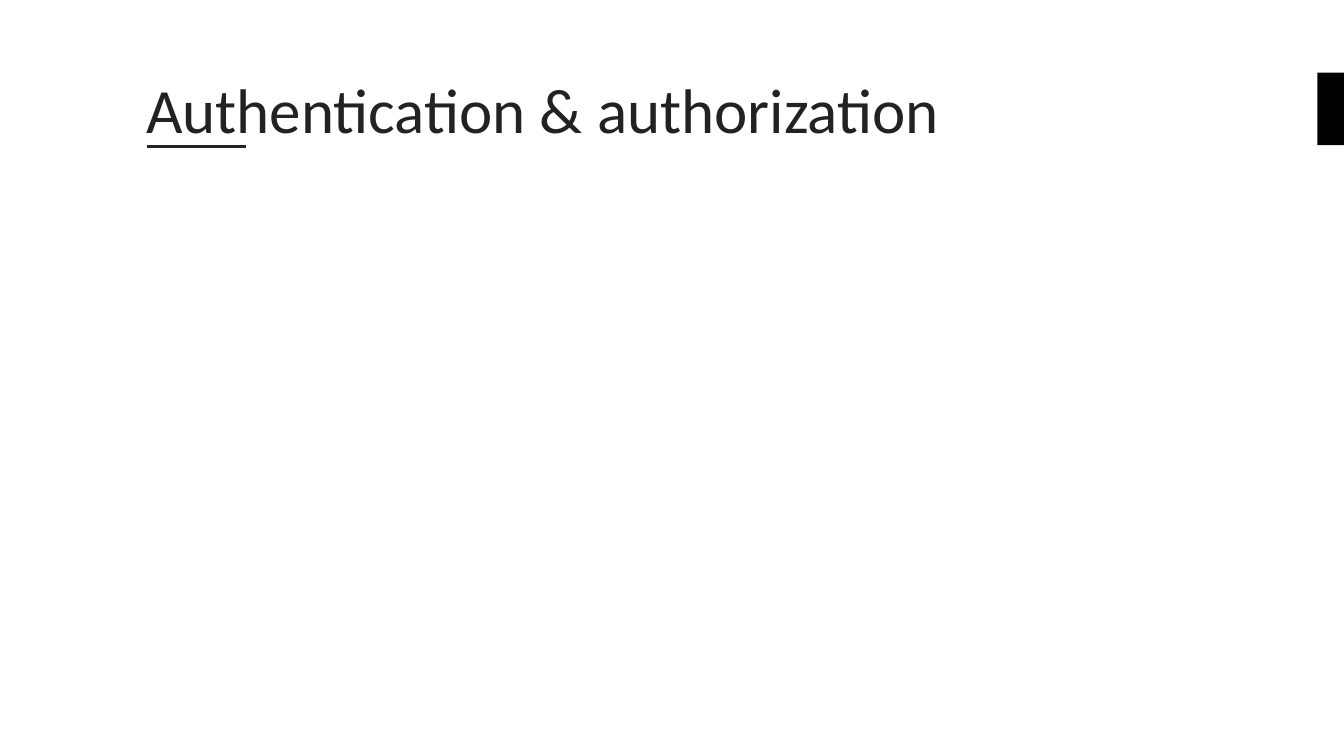
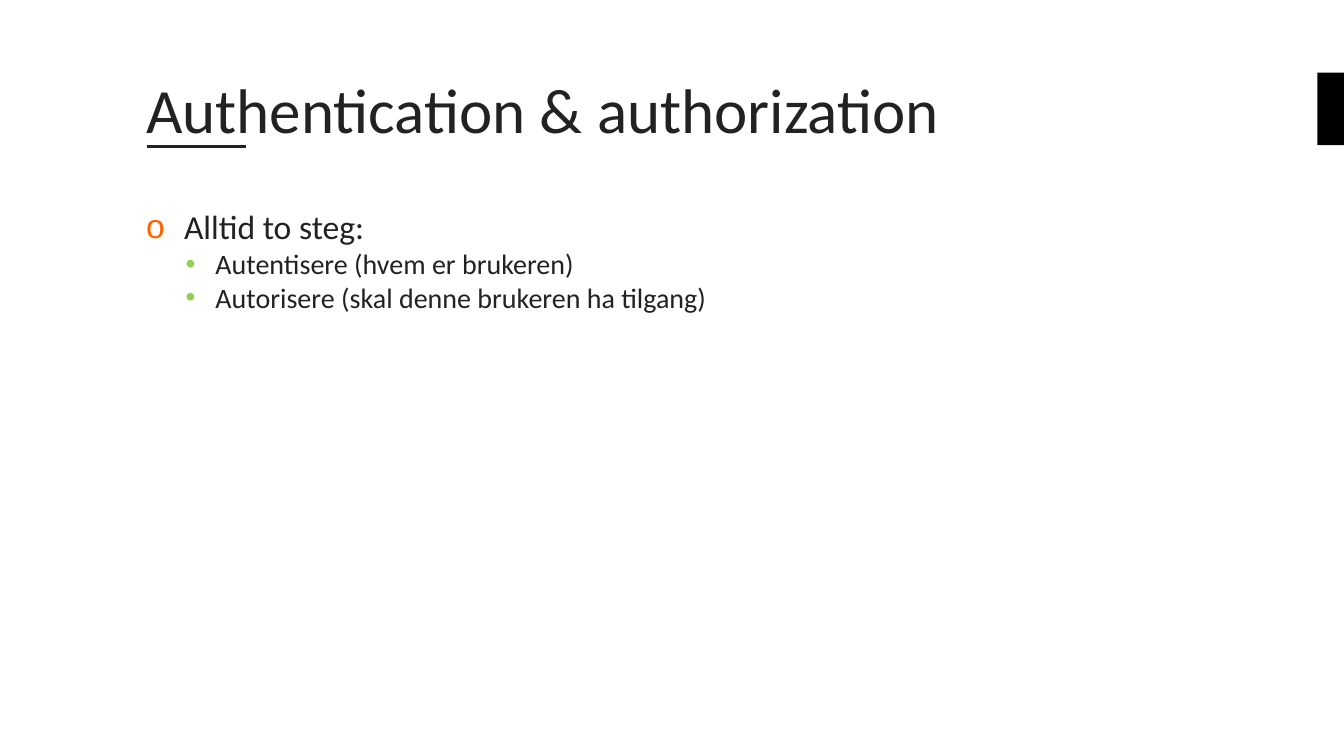
Before and after one commit to bouvet/azure-workshops, a slide deck: slide 13 of Workshop_3/Presentasjon/Azureskolen-Workshop#3.pptx (slide 14 before the commit). Drawn at 1344x756 pixels with LibreOffice and Linux fonts; fonts in the diff are those of the drawing; background and template pictures are left out. Boxes give left, top, right and bottom in pixels: in the first picture for what was removed or moved away, otherwise in the second. Text is boxed around its words. In the diff, an @@ line names an element or a change of style, - is before the commit and + after.

```diff
--- a/Workshop_3/Presentasjon/Azureskolen-Workshop#3.pptx
+++ b/Workshop_3/Presentasjon/Azureskolen-Workshop#3.pptx
@@ text added at [184,215,706,313], 20 pt, text #222222 @@
+o Alltid to steg:
+  • Autentisere (hvem er brukeren)
+  • Autorisere (skal denne brukeren ha tilgang)
```
Also in this commit, not shown: 4 other slides changed, 1 slide removed.
